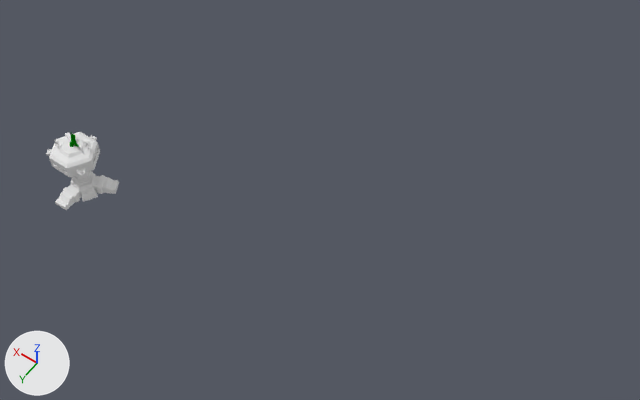
The Blender file structures/hq/headquarter.blend as it was, and as the next commit left it.
Before and after are seen from a camera (50 mm lens) standing at (-26.5, 16.4, 35.5) and looking at (-10.3, -6.4, -0.2). The lights are fixed; the arrows at lower left show +X, +Y and +Z.
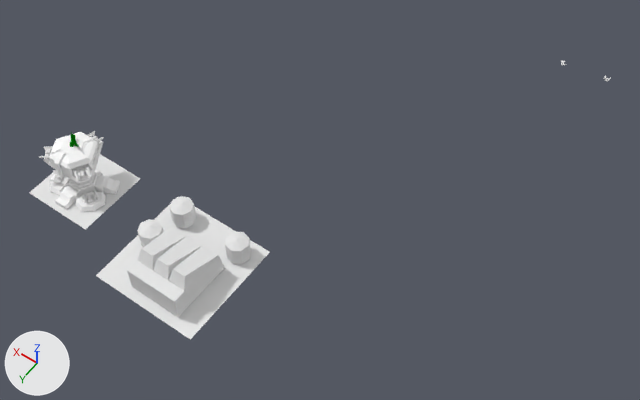
Changed parts and their boxes [x1, y1, x2, y2] in the pictures (640 x 400 px; the box of a moved part takes in the faces that stretch with it):
'LEVEL_1.001', added
    after: [127, 196, 251, 317]
'Plane.001', added
    after: [96, 197, 270, 339]
'Cylinder', reshaped, turned
    before: [46, 132, 119, 210]
    after: [44, 132, 120, 212]
'Plane', added
    after: [29, 154, 140, 230]
'LEVEL_1.014', added
    after: [82, 190, 98, 203]
'LEVEL_1.010', added
    after: [39, 146, 53, 158]
'LEVEL_1.009', added
    after: [87, 131, 104, 142]
'LEVEL_1.012', added
    after: [54, 175, 64, 183]
part 1 of me_cylinder, added
    after: [69, 172, 95, 187]
part 2 of me_cylinder, added
    after: [69, 173, 98, 191]
part 3 of me_cylinder, added
    after: [75, 192, 106, 212]
part 4 of me_cylinder, added
    after: [50, 174, 70, 195]
part 5 of me_cylinder, moved or reshaped
    before: [46, 132, 100, 190]
    after: [44, 132, 103, 183]

Patch to the scene script:
```diff
--- a/structures/hq/headquarter.blend.py
+++ b/structures/hq/headquarter.blend.py
@@ me_cylinder @@
 # used by ob_cylinder; location = (0.0, 0.0, 0.0); rotation_euler = (0.0, 0.0, -1.047), in degrees (0, 0, -60)
-me_cylinder.from_pydata(...)  # 482 vertices, 493 faces; spans x -1.76..1.67, y -1.68..1.43, z -0.04..3.31
+me_cylinder.from_pydata(...)  # 434 vertices, 432 faces, 2 loose edges; spans x -1.68..1.75, y -1.68..1.81, z -0.04..3.06
+# me_cylinder part 1: a new loose piece of 24 vertices spanning x -0.67..0.68, y -0.58..0.6, z 0.67..0.81, in mat_material (its picture is missing)
+# me_cylinder part 2: a new loose piece of 24 vertices spanning x -0.77..0.78, y -0.66..0.68, z 0.46..0.65, in mat_material (its picture is missing)
+# me_cylinder part 3: a new loose piece of 14 vertices spanning x -0.79..0.8, y 0.82..1.81, z 0.0..0.28, in mat_material (its picture is missing)
+# me_cylinder part 4: a new loose piece of 14 vertices spanning x 0.52..1.75, y -1.37..0.13, z 0.0..0.28, in mat_material (its picture is missing)
+# me_cylinder part 5
+# 149 vertices are removed from x -1.3..1.29, y -1.05..1.43, z 0.44..3.06
+# 189 faces are deleted
+# 4 vertices in x 0.86..1.07, y 0.45..0.69, z 1.93..2.05 move by (0.0, 0.0, -0.08)
+# 5 vertices move from x -0.71..0.34, y -0.61..0.6, z 1.74..2.93 to x -0.69..0.38, y -0.59..0.6, z 1.74..2.93
+# 123 vertices are added at x -1.51..1.51, y -1.06..1.58, z 0.19..3.06
+# 5 new vertices lie (0.27, 0.47, 0.0) away from vertices in x -0.54..1.24, y -1.02..0.01, z 1.0..2.02
+# 2 loose edges are added
+# 201 new faces join them
 me_cylinder.materials.append(mat_material)
@@ me_plane_001 @@
+me_plane_001.from_pydata([(3.92, 0.64, 0.0), (3.92, -3.37, 0.0), (-0.09, -3.37, 0.0), (-0.09, 0.64, 0.0)], [], [(0, 3, 2, 1)])
@@ me_plane_002 @@
+me_plane_002.from_pydata([(2.57, 2.31, 0.0), (2.57, -3.61, 0.0), (-3.35, -3.61, 0.0), (-3.35, 2.31, 0.0)], [], [(0, 3, 2, 1)])
@@ ob_cylinder @@
 ob_cylinder.location = (0.0, 0.0, 0.0)
-ob_cylinder.rotation_euler = (0.0, 0.0, -1.047)  # degrees (0, 0, -60)
+ob_cylinder.rotation_euler = (0.0, 0.0, 1.041)  # degrees (0, 0, 60)
@@ ob_level_1_001 @@
+ob_level_1_001 = bpy.data.objects.new('LEVEL_1.001', me_clean_001)  # 93 vertices, 73 faces; spans x -1.41..1.43, y -1.39..1.45, z 0.0..1.17; in mat_pie_mat_001 (its picture is missing)
+ob_level_1_001.location = (-7.22, 0.57, 0.0)
+ob_level_1_001.scale = (1.79, 1.79, 1.79)
@@ ob_plane @@
+ob_plane = bpy.data.objects.new('Plane', me_plane_001)
+ob_plane.location = (-1.9, 1.37, -0.06)
@@ ob_plane_001 @@
+ob_plane_001 = bpy.data.objects.new('Plane.001', me_plane_002)
+ob_plane_001.location = (-6.9, 1.37, -0.06)
@@ ob_level_1_009 @@
+ob_level_1_009 = bpy.data.objects.new('LEVEL_1.009', me_clean_003.copy())  # the mesh of ob_level_1_002
+ob_level_1_009.parent = ob_pie_gnlrckt_003
+ob_level_1_009.location = (0.0, 0.0, 0.0)
@@ ob_pie_gnlrckt_003 @@
+ob_pie_gnlrckt_003 = bpy.data.objects.new('PIE_GNLRCKT.003', None)
+ob_pie_gnlrckt_003.location = (0.0278, -1.289, 2.224)
+ob_pie_gnlrckt_003.rotation_euler = (-0.225, 0.00607, -3.188)  # degrees (-13, 0.3, -183)
+ob_pie_gnlrckt_003.scale = (2.31, 2.31, 2.31)
@@ ob_level_1_010 @@
+ob_level_1_010 = bpy.data.objects.new('LEVEL_1.010', me_clean_003.copy())  # the mesh of ob_level_1_002
+ob_level_1_010.parent = ob_pie_gnlrckt_004
+ob_level_1_010.location = (0.0, 0.0, 0.0)
@@ ob_pie_gnlrckt_004 @@
+ob_pie_gnlrckt_004 = bpy.data.objects.new('PIE_GNLRCKT.004', None)
+ob_pie_gnlrckt_004.location = (1.137, 0.676, 2.224)
+ob_pie_gnlrckt_004.rotation_euler = (-0.225, 0.00607, -1.094)  # degrees (-13, 0.3, -63)
+ob_pie_gnlrckt_004.scale = (2.31, 2.31, 2.31)
@@ ob_level_1_012 @@
+ob_level_1_012 = bpy.data.objects.new('LEVEL_1.012', me_clean_005.copy())  # the mesh of ob_level_1_003
+ob_level_1_012.parent = ob_pie_trlrckt_005
+ob_level_1_012.location = (0.0, 0.0, 0.0)
@@ ob_pie_trlrckt_005 @@
+ob_pie_trlrckt_005 = bpy.data.objects.new('PIE_TRLRCKT.005', None)
+ob_pie_trlrckt_005.location = (1.164, 0.654, 0.288)
+ob_pie_trlrckt_005.rotation_euler = (0.0252, 0.0172, -1.08)  # degrees (1.4, 1, -62)
+ob_pie_trlrckt_005.scale = (2.31, 2.31, 2.31)
@@ ob_level_1_014 @@
+ob_level_1_014 = bpy.data.objects.new('LEVEL_1.014', me_clean_003.copy())  # the mesh of ob_level_1_002
+ob_level_1_014.parent = ob_pie_gnlrckt_006
+ob_level_1_014.location = (0.0, 0.0, 0.0)
@@ ob_pie_gnlrckt_006 @@
+ob_pie_gnlrckt_006 = bpy.data.objects.new('PIE_GNLRCKT.006', None)
+ob_pie_gnlrckt_006.location = (-1.109, 0.625, 0.297)
+ob_pie_gnlrckt_006.rotation_euler = (0.025, 0.0175, 1.014)  # degrees (1.4, 1, 58)
+ob_pie_gnlrckt_006.scale = (2.31, 2.31, 2.31)
```
